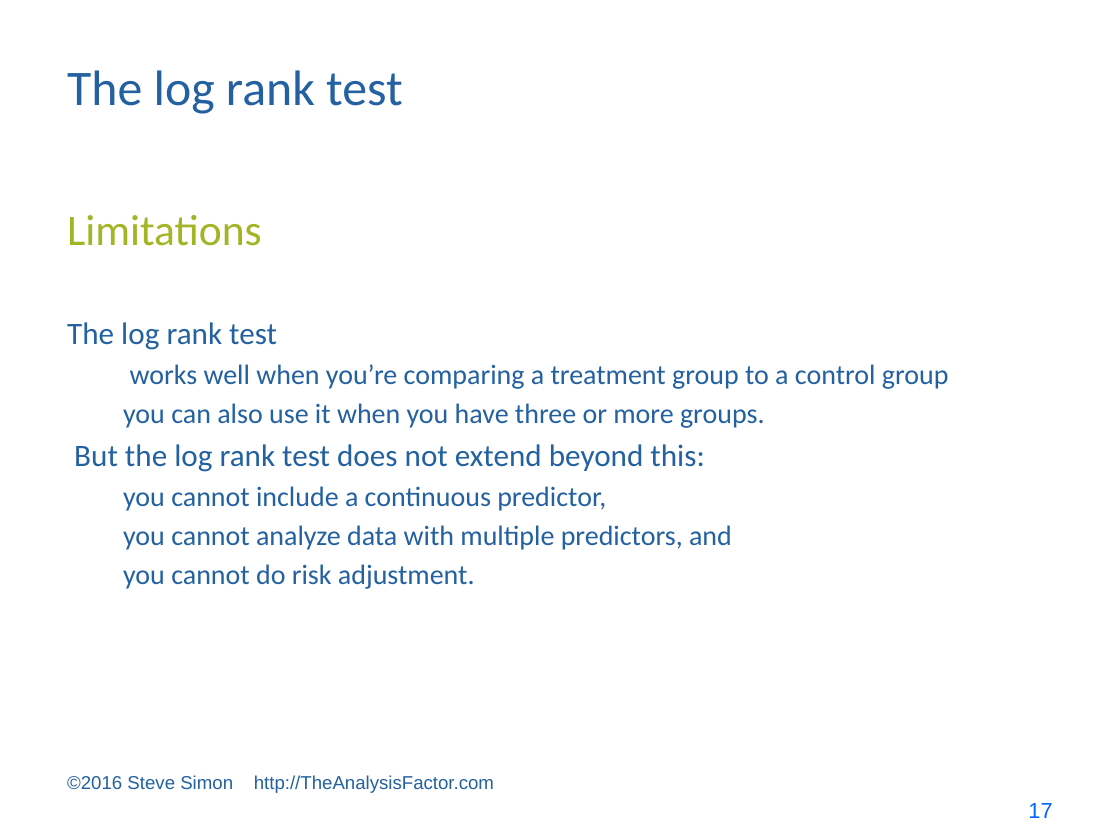
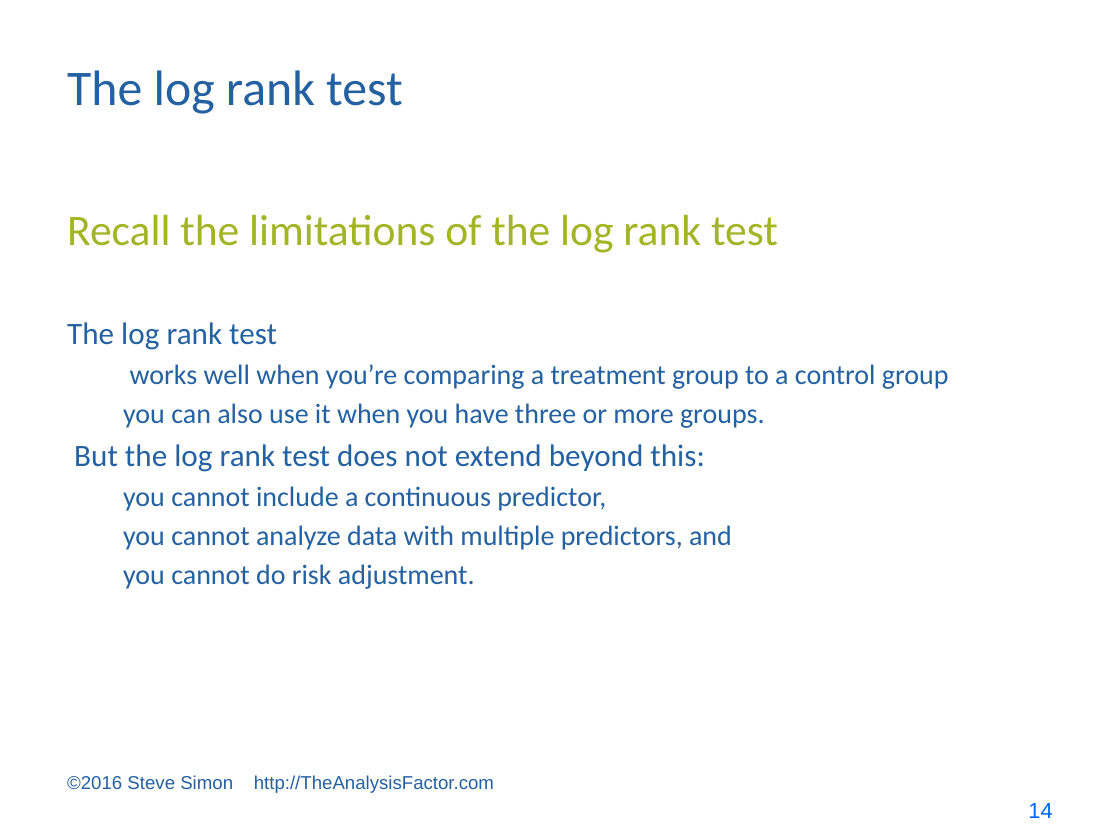
Before and after one commit to pmean/survival-models, a slide deck: slide 14 of bin/survival lecture 2.pptx (slide 17 before the commit). Drawn at 1120x840 pixels with LibreOffice and Linux fonts; fonts in the diff are those of the drawing. Boxes give left, top, right and bottom in pixels: in the first picture for what was removed or moved away, otherwise in the second. Text is boxed around its words. In the diff, an @@ line names an element or a change of style, - is before the commit and + after.

```diff
--- a/bin/survival lecture 2.pptx
+++ b/bin/survival lecture 2.pptx
@@ text at box(67, 214, 778, 253): text changed @@
-Limitations
+Recall the limitations of the log rank test
@@ page number at box(1028, 803, 1052, 818): text changed @@
-17
+14
```
Also in this commit, not shown: 3 slides removed, 4 other files.
